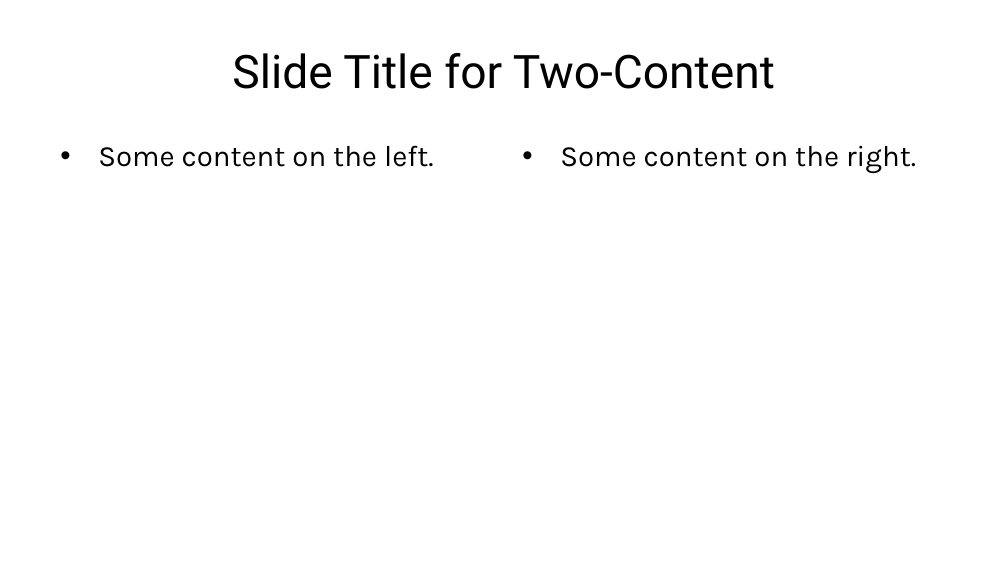
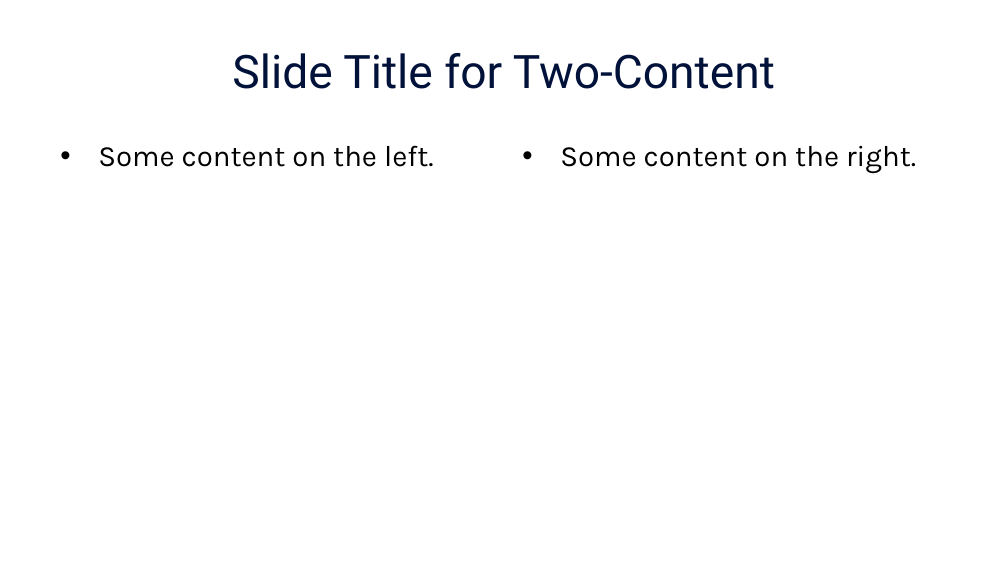
Before and after one commit to Fefer79/pieces, a slide deck: slide 4 of docs/_template/reference-pieces.pptx. Drawn at 1008x567 pixels with LibreOffice and Linux fonts; fonts in the diff are those of the drawing. Boxes give left, top, right and bottom in pixels: in the first picture for what was removed or moved away, otherwise in the second. Text is boxed around its words. In the diff, an @@ line names an element or a change of style, - is before the commit and + after.

```diff
--- a/docs/_template/reference-pieces.pptx
+++ b/docs/_template/reference-pieces.pptx
@@ title "Slide Title for Two-Content" at [232,53,775,89]: text colour #000000 to #00113A @@
```
Also in this commit, not shown: 3 other slides changed, 1 other file.
